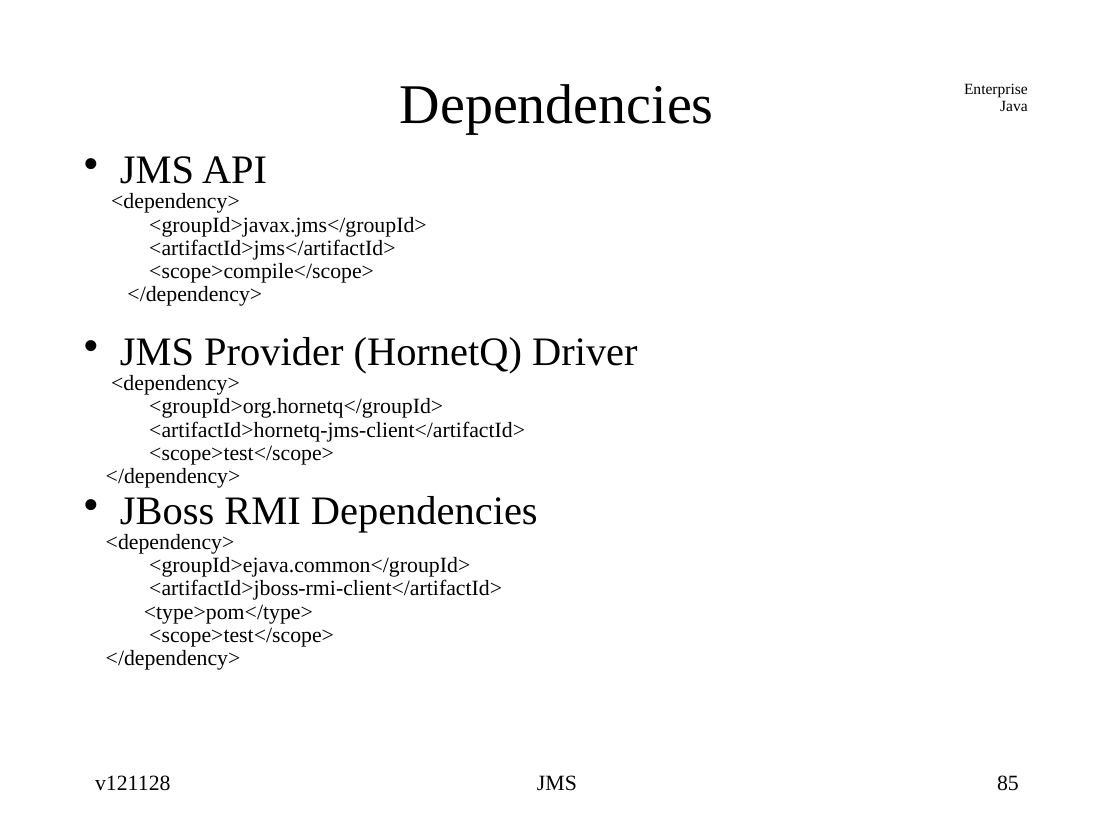
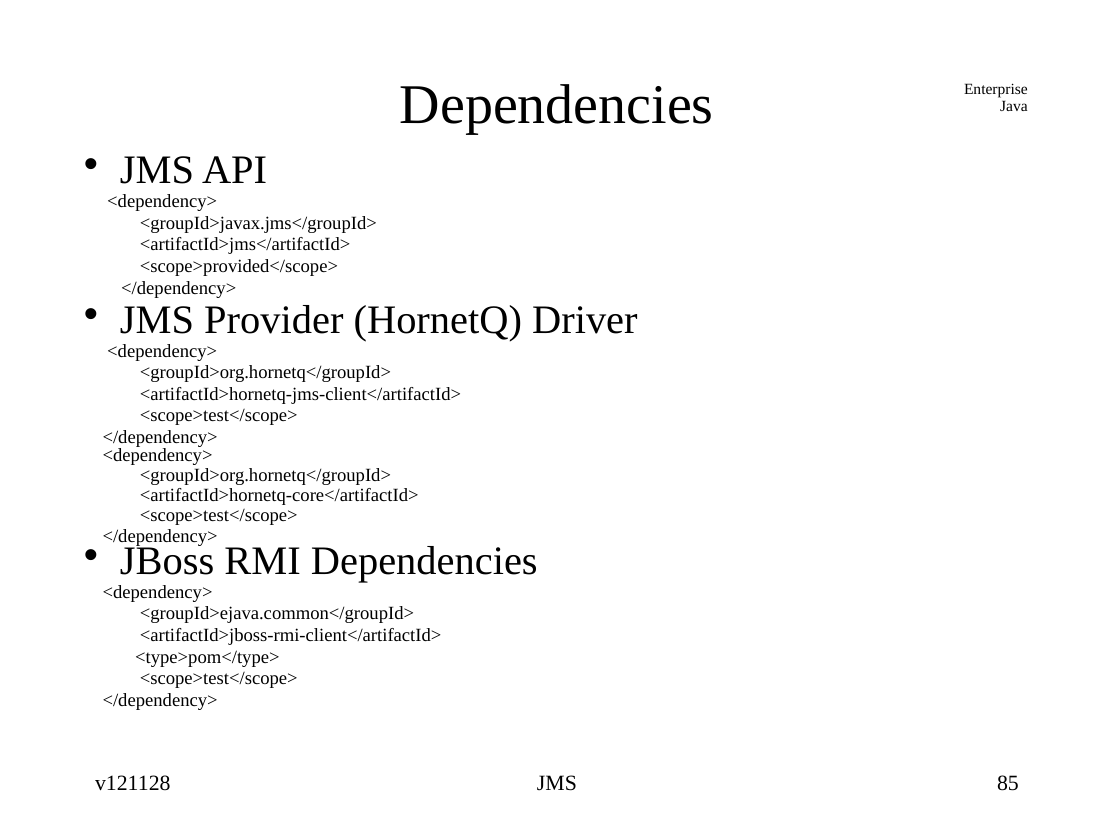
Before and after one commit to jcstaff/ejava-javaee, a slide deck: slide 85 of jmsCore/src/site/resources/lectures/jmsCore.ppt. Drawn at 1120x840 pixels with LibreOffice and Linux fonts; fonts in the diff are those of the drawing. Boxes give left, top, right and bottom in pixels: in the first picture for what was removed or moved away, otherwise in the second. Text is boxed around its words. In the diff, an @@ line names an element or a change of style, - is before the commit and + after.

Commit message:
updated dependencies for JMS

```diff
--- a/jmsCore/src/site/resources/lectures/jmsCore.ppt
+++ b/jmsCore/src/site/resources/lectures/jmsCore.ppt
@@ text at bbox=[103, 194, 461, 710]: size 14 to 12 pt in "<dependency>", "<groupId>javax.jms</groupId>", "<artifactId>jms</artifactId>", "</dependency>" and 11 more places; line spacing 0.41 to 0.9; less space between paragraphs @@
@@ text at bbox=[140, 259, 338, 276]: text changed; size 14 to 12 pt @@
-<scope>compile</scope>
+<scope>provided</scope>
@@ text at bbox=[103, 408, 419, 505]: paragraphs added @@
+<scope>test</scope>
+</dependency>
+<dependency>
+<groupId>org.hornetq</groupId>
+<artifactId>hornetq-core</artifactId>
```
